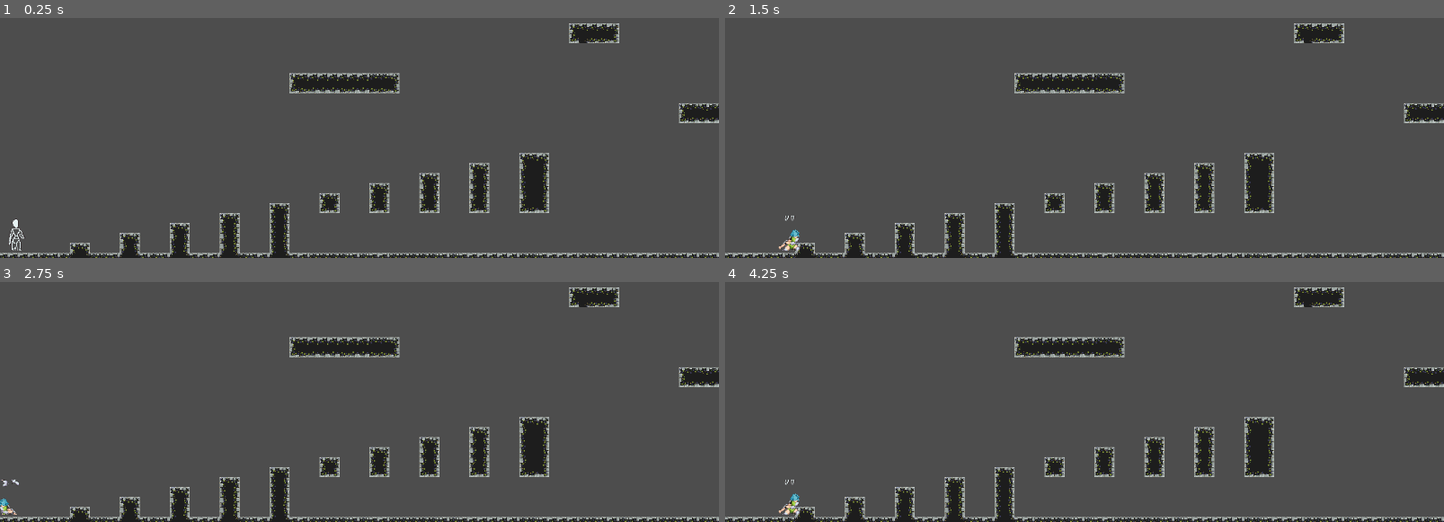
Above: before the commit, frames 1-4 (two rows, left to right).
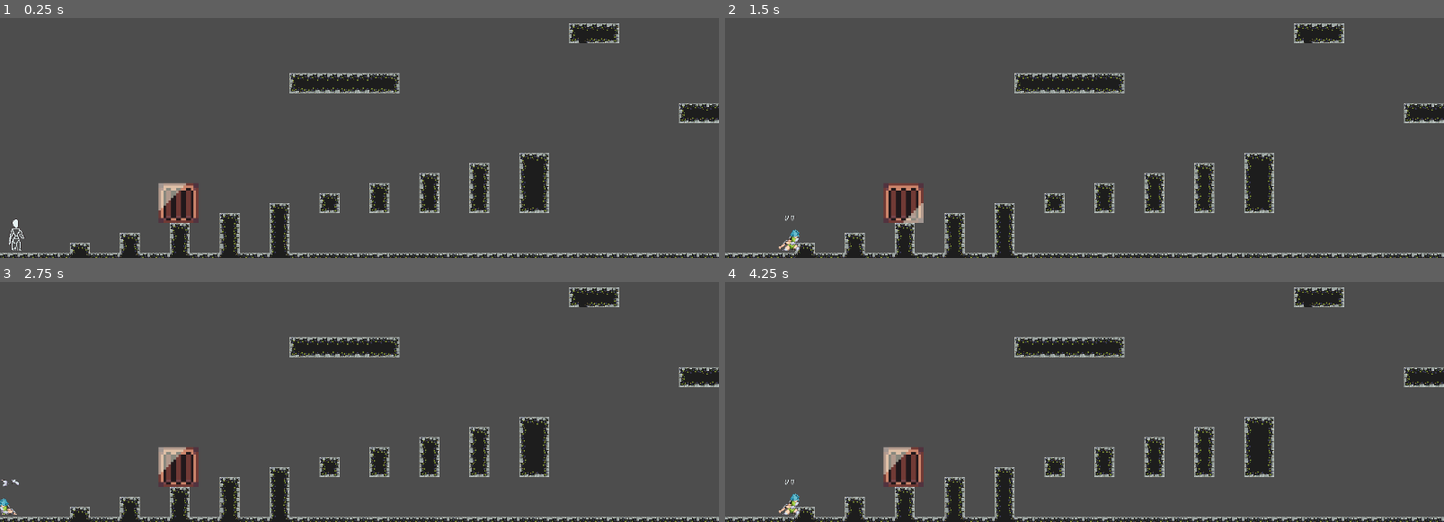
Above: after the commit, the same moments.

Repository: Tagischeap/SuperHammer
Game: Godot game, scene res://Scenes/main_scene.tscn
Two runs of this game, one before a commit and one after it. Both use one fixed random seed, a clock stepped at 60 frames per second and the inputs below.
Inputs:
- Up to frame 1 (0.25 s): no input
- Up to frame 2 (1.5 s): tap Enter (ui_accept) at 0.5, 0.77 s; hold Right (ui_right) from 0.53 s (still down)
- Up to frame 3 (2.75 s): tap Enter (ui_accept) at 1.52 s; release Right (ui_right) at 2.03 s; hold Left (ui_left) from 2.03 s (still down)
- Up to frame 4 (4.25 s): release Left (ui_left) at 2.78 s; hold Right (ui_right) from 2.78 s (still down); tap Enter (ui_accept) at 3.02, 3.77 s

The runs differ from the first frame. In frame 1, 0.9% of the frame differs, in the area x 22-28%, y 68-86%; in frame 2, 0.9%; in frame 3, 0.9%; in frame 4, 0.9%.

Commit message:
Interactables
A create that breaks after it's been hit three times.

Diff:
--- /dev/null
+++ b/Scenes/Interactable/Create.gd
@@ -0,0 +1,14 @@
+extends StaticBody2D
+
+var health = 3
+
+func _on_hitbox_area_entered(area):
+	if area.name == "Hammer":
+		$AnimationPlayer.play("Hurt")
+		health -= 1
+		await $AnimationPlayer.animation_finished
+		$AnimationPlayer.play("Active")
+	if health <= 0:
+		$AnimationPlayer.play("Destroyed")
+		await $AnimationPlayer.animation_finished
+		queue_free()
--- /dev/null
+++ b/Scenes/Interactable/create.tscn
@@ -0,0 +1,115 @@
+[gd_scene load_steps=10 format=3 uid="uid://c1f0ffnr811qp"]
+
+[ext_resource type="Script" path="res://Scenes/Interactable/Create.gd" id="1_hjx31"]
+[ext_resource type="Texture2D" uid="uid://c6wxrf2x1hkuu" path="res://metroidvania assets/Sprites/Interactables/Crates.png" id="2_gfkaf"]
+
+[sub_resource type="RectangleShape2D" id="RectangleShape2D_60jbb"]
+size = Vector2(16, 16)
+
+[sub_resource type="RectangleShape2D" id="RectangleShape2D_p44ts"]
+size = Vector2(14, 14)
+
+[sub_resource type="Animation" id="Animation_j5o5g"]
+resource_name = "Active"
+length = 0.5
+loop_mode = 1
+tracks/0/type = "value"
+tracks/0/imported = false
+tracks/0/enabled = true
+tracks/0/path = NodePath("Sprite2D:frame")
+tracks/0/interp = 1
+tracks/0/loop_wrap = true
+tracks/0/keys = {
+"times": PackedFloat32Array(0, 0.1, 0.2, 0.3, 0.4),
+"transitions": PackedFloat32Array(1, 1, 1, 1, 1),
+"update": 1,
+"values": [0, 1, 2, 3, 4]
+}
+
+[sub_resource type="Animation" id="Animation_30kgl"]
+resource_name = "Destroyed"
+length = 0.8
+tracks/0/type = "value"
+tracks/0/imported = false
+tracks/0/enabled = true
+tracks/0/path = NodePath("Sprite2D:frame")
+tracks/0/interp = 1
+tracks/0/loop_wrap = true
+tracks/0/keys = {
+"times": PackedFloat32Array(0, 0.1, 0.2, 0.3, 0.4, 0.5, 0.6, 0.7),
+"transitions": PackedFloat32Array(1, 1, 1, 1, 1, 1, 1, 1),
+"update": 1,
+"values": [5, 6, 7, 8, 9, 10, 11, 12]
+}
+
+[sub_resource type="Animation" id="Animation_8jslm"]
+resource_name = "Hurt"
+length = 0.4
+tracks/0/type = "value"
+tracks/0/imported = false
+tracks/0/enabled = true
+tracks/0/path = NodePath("Sprite2D:frame")
+tracks/0/interp = 1
+tracks/0/loop_wrap = true
+tracks/0/keys = {
+"times": PackedFloat32Array(0, 0.1, 0.2, 0.3),
+"transitions": PackedFloat32Array(1, 1, 1, 1),
+"update": 1,
+"values": [13, 14, 15, 16]
+}
+
+[sub_resource type="Animation" id="Animation_o5qe0"]
+length = 0.001
+tracks/0/type = "value"
+tracks/0/imported = false
+tracks/0/enabled = true
+tracks/0/path = NodePath("Sprite2D:frame")
+tracks/0/interp = 1
+tracks/0/loop_wrap = true
+tracks/0/keys = {
+"times": PackedFloat32Array(0),
+"transitions": PackedFloat32Array(1),
+"update": 1,
+"values": [1]
+}
+
+[sub_resource type="AnimationLibrary" id="AnimationLibrary_to46t"]
+_data = {
+"Active": SubResource("Animation_j5o5g"),
+"Destroyed": SubResource("Animation_30kgl"),
+"Hurt": SubResource("Animation_8jslm"),
+"RESET": SubResource("Animation_o5qe0")
+}
+
+[node name="Create" type="StaticBody2D"]
+light_mask = 17
+visibility_layer = 8
+position = Vector2(475, 337)
+scale = Vector2(4, 4)
+script = ExtResource("1_hjx31")
+
+[node name="Sprite2D" type="Sprite2D" parent="."]
+texture = ExtResource("2_gfkaf")
+hframes = 4
+vframes = 5
+frame = 1
+
+[node name="CollisionShape2D" type="CollisionShape2D" parent="."]
+shape = SubResource("RectangleShape2D_60jbb")
+debug_color = Color(0, 0.6, 0.701961, 0.419608)
+
+[node name="Hitbox" type="Area2D" parent="."]
+light_mask = 16
+visibility_layer = 8
+
+[node name="CollisionShape2D" type="CollisionShape2D" parent="Hitbox"]
+shape = SubResource("RectangleShape2D_p44ts")
+debug_color = Color(0.854902, 0.313726, 0.486275, 0.419608)
+
+[node name="AnimationPlayer" type="AnimationPlayer" parent="."]
+autoplay = "Active"
+libraries = {
+"": SubResource("AnimationLibrary_to46t")
+}
+
+[connection signal="area_entered" from="Hitbox" to="." method="_on_hitbox_area_entered"]
--- a/Scenes/Player/player.tscn
+++ b/Scenes/Player/player.tscn
@@ -281,11 +281,14 @@
 shape = SubResource("RectangleShape2D_qpse6")
 
 [node name="AnimationPlayer" type="AnimationPlayer" parent="."]
+autoplay = "Idle"
 libraries = {
 "": SubResource("AnimationLibrary_xdqy2")
 }
 
 [node name="Hammer" type="Area2D" parent="."]
+light_mask = 8
+visibility_layer = 17
 
 [node name="CollisionShape2D" type="CollisionShape2D" parent="Hammer"]
 position = Vector2(28, 6)
--- a/Scenes/main_scene.tscn
+++ b/Scenes/main_scene.tscn
@@ -1,8 +1,9 @@
-[gd_scene load_steps=8 format=3 uid="uid://c6l1rmkhddwub"]
+[gd_scene load_steps=9 format=3 uid="uid://c6l1rmkhddwub"]
 
 [ext_resource type="PackedScene" uid="uid://006yitlwyot4" path="res://Scenes/Player/player.tscn" id="1_nh1ff"]
 [ext_resource type="Texture2D" uid="uid://bqlwccjx4qe7c" path="res://metroidvania assets/Sprites/Ground/ground-tileset.png" id="2_m84s5"]
 [ext_resource type="Texture2D" uid="uid://6kt36q5athdk" path="res://Sprites/Tilesets/Basic-Yellow.png" id="3_ydjnu"]
+[ext_resource type="PackedScene" uid="uid://c1f0ffnr811qp" path="res://Scenes/Interactable/create.tscn" id="4_k2yph"]
 
 [sub_resource type="TileSetAtlasSource" id="TileSetAtlasSource_gh18p"]
 texture = ExtResource("2_m84s5")
@@ -375,3 +376,6 @@
 [node name="TileMap" type="TileMap" parent="."]
 tile_set = SubResource("TileSet_cufug")
 format = 2
+
+[node name="Create" parent="." instance=ExtResource("4_k2yph")]
+position = Vector2(286, 560)
